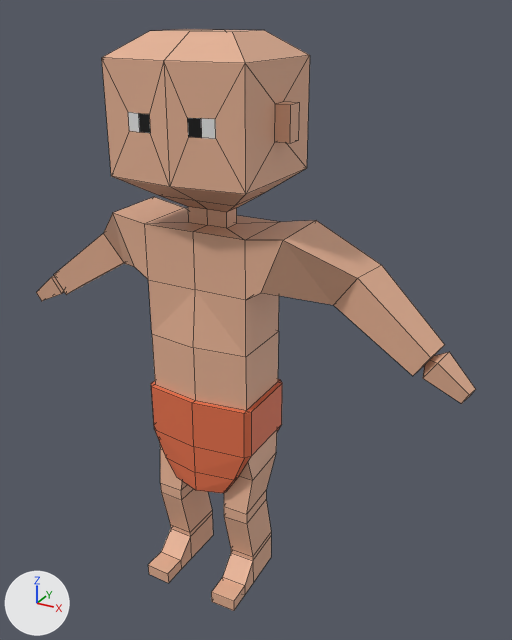
Renders of the Blender file TowerDefense/Assets/Models/ancient_unarmed.blend from each side of a commit.
Before and after are seen from a 50 mm lens placed at (0.878, -1.383, 1.464), pointed at (0.082, 0.063, 0.741). The lights are fixed; the arrows at lower left show +X, +Y and +Z. Mesh edges are drawn as thin lines.
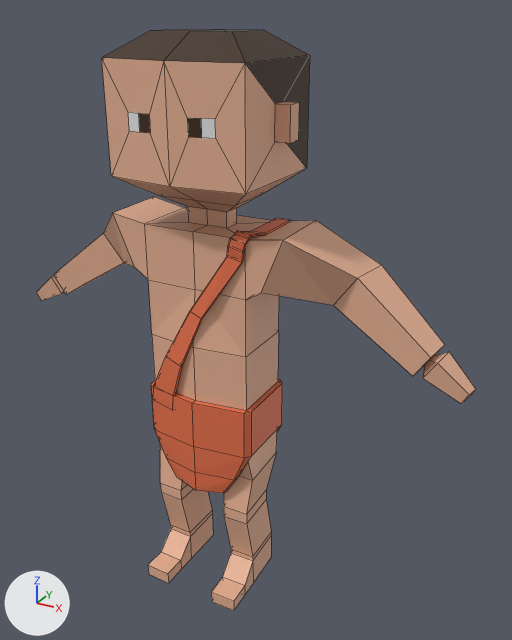
What differs and where, as boxes [x1, y1, x2, y2] in the pictures (512 x 640 px):
part 1 of me_cube_001, added (orange): after [153, 218, 291, 410]
part 2 of me_cube_001, recoloured (beige to brown): [102, 29, 310, 168] in both
part 3 of me_cube_001, recoloured (black to brown): [139, 113, 202, 138] in both

The change in detail:
Material 'Hair' (mat_hair) is new.
Its base color is (0.0445, 0.0183, 0.0037) (brown #3c250c).
me_cube_001 is used by ob_cube; location (0.0, 0.0, 0.505); scale (0.0841, 0.0841, 0.0841).
me_cube_001 had 268 vertices, 276 faces and spanned x -7.6..7.6, y -2.0..2.0, z -6.1..10.9.
me_cube_001 no longer uses material mat_trousers (dark blue #070a47).
me_cube_001 now has 334 vertices, 332 faces and spans x -7.6..7.6, y -2.0..2.0, z -6.1..10.9.
me_cube_001 part 1: a new loose piece of 76 vertices spanning x -1.6..2.0, y -1.3..1.1, z 0.2..6.1, in mat_leather (orange #e7724b).
me_cube_001 part 2: 14 faces spanning x -2.1..2.1, y -2.0..2.0, z 7.3..10.9 switch from mat_skin (beige #e7b294) to mat_hair (brown #3b250c).
me_cube_001 part 3: 2 faces spanning x -0.9..0.9, y -1.9..-1.8, z 8.6..9.0 switch from mat_black (black #000000) to mat_hair (brown #3b250c).
